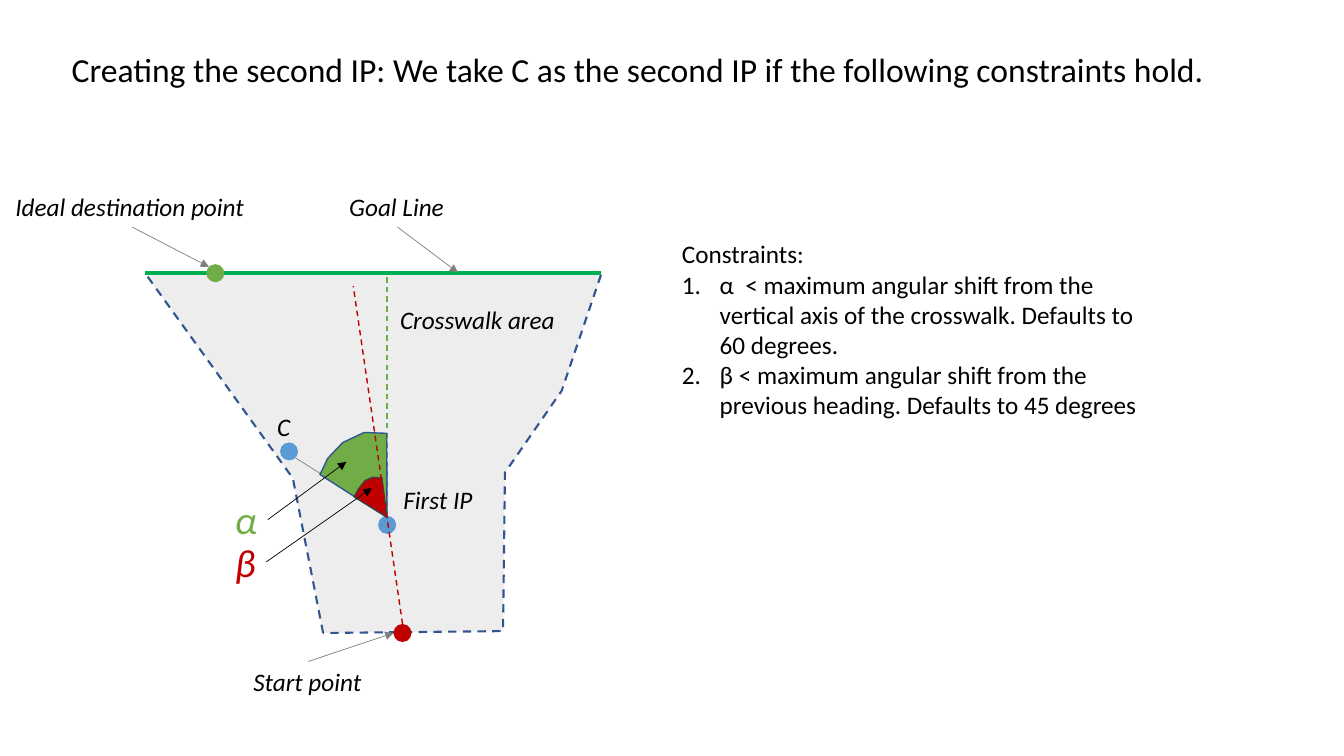
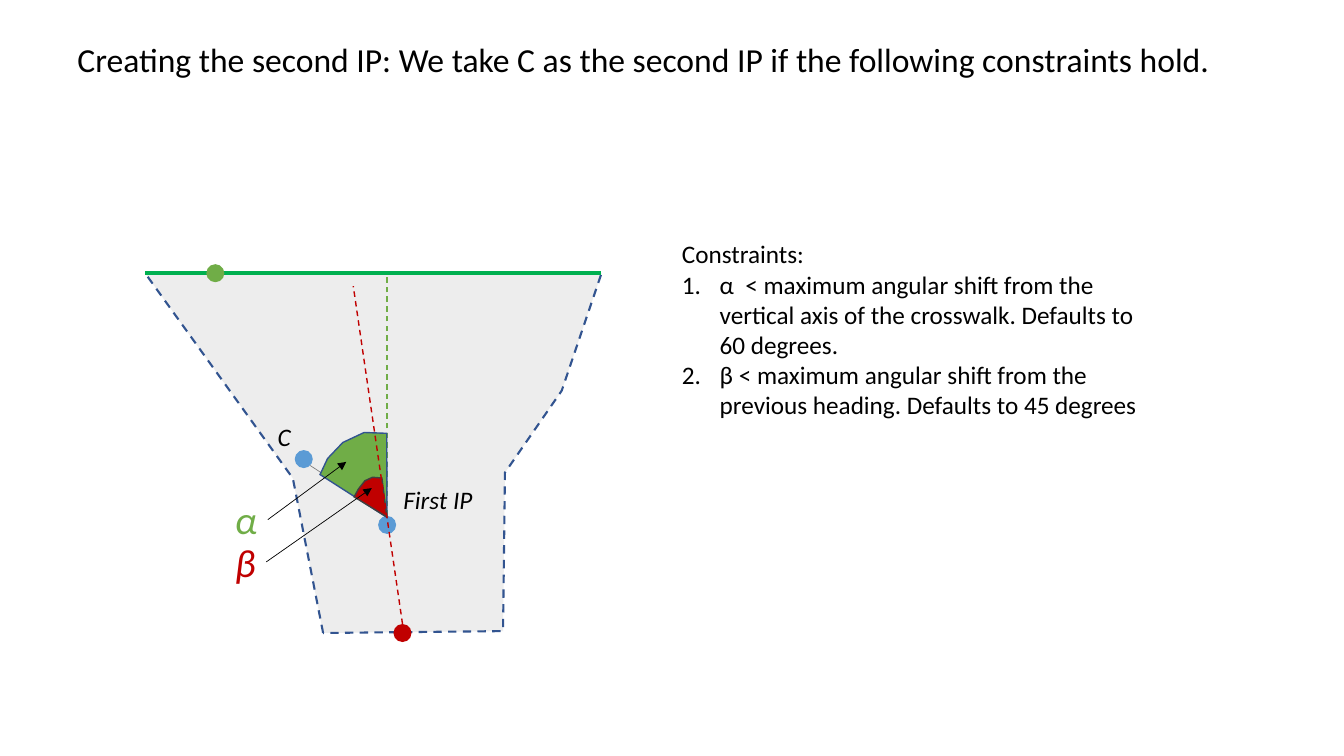
Before and after one commit to adhocmaster/carla-jaywalker-experiments, a slide deck: slide 18 of docs/Soft-Trajectory-Generation.pptx (slide 20 before the commit). Drawn at 1344x756 pixels with LibreOffice and Linux fonts; fonts in the diff are those of the drawing. Boxes give left, top, right and bottom in pixels: in the first picture for what was removed or moved away, otherwise in the second. Text is boxed around its words. In the diff, an @@ line names an element or a change of style, - is before the commit and + after.

Commit message:
more docs on crosswalk modeling

```diff
--- a/docs/Soft-Trajectory-Generation.pptx
+++ b/docs/Soft-Trajectory-Generation.pptx
@@ title "Creating the second IP: We ..." moved from (x1=72, y1=58, x2=1203, y2=88) to (x1=77, y1=48, x2=1209, y2=78) @@
@@ group removed at (x1=15, y1=198, x2=555, y2=695): 4 texts, 3 arrows @@
-Start point
-Crosswalk area
-Goal Line
-Ideal destination point
@@ text "C" moved from (x1=277, y1=419, x2=290, y2=436) to (x1=278, y1=429, x2=291, y2=446) @@
@@ ellipse moved from (x1=280, y1=443, x2=298, y2=461) to (x1=294, y1=451, x2=313, y2=469) @@
@@ line moved from (387, 516) - (295, 458) to (387, 516) - (311, 466) @@
```
Also in this commit, not shown: 15 other slides changed, 2 slides added, 3 slides removed, 11 other files.
